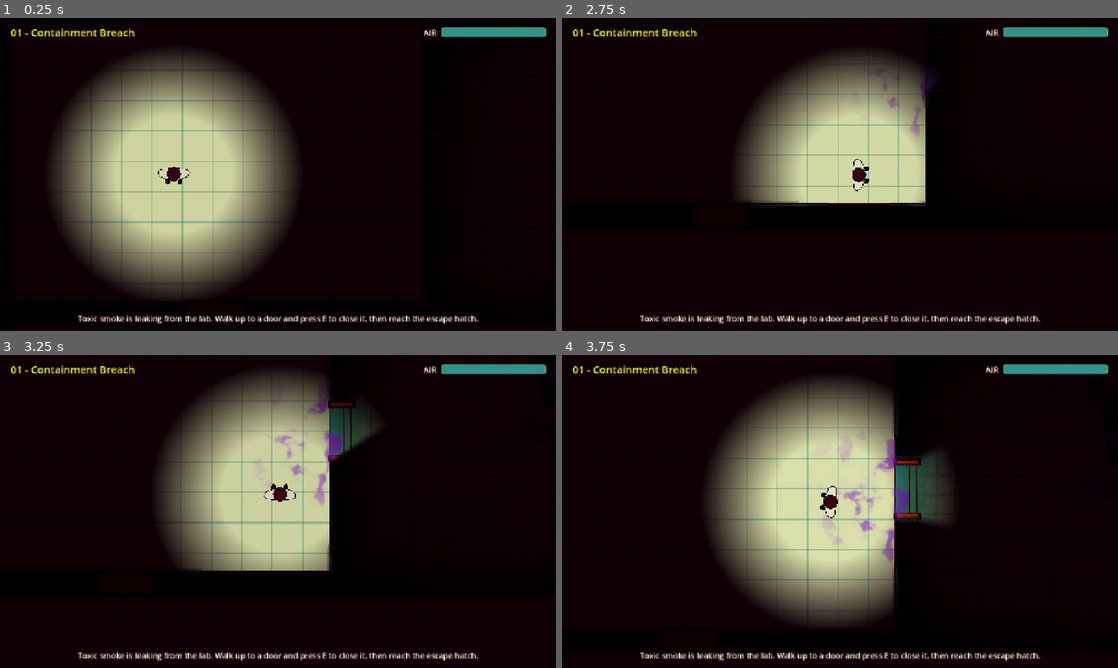
Above: before the commit, frames 1-4 (two rows, left to right).
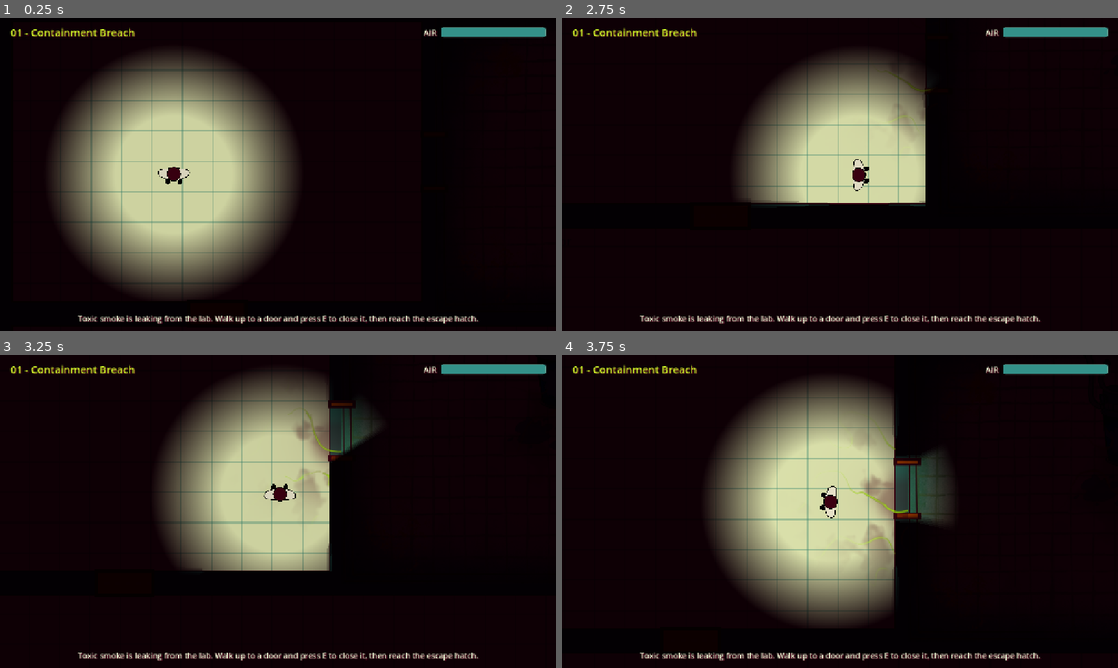
Above: after the commit, the same moments.

Repository: lvntszcs/jam26
Game: Godot game, scene res://scenes/main.tscn
Same seed, same stepped clock (60 frames per second), same inputs: the game is played once before the commit and once after it.
Inputs:
- Up to frame 1 (0.25 s): no input
- Up to frame 2 (2.75 s): tap E (interact) at 0.5, 1.35, 2 s; hold D (move_right) 0.53-1.28 s; hold E (interact) 0.53-1.28 s; hold S (move_down) 1.28-2.03 s; hold D (move_right) from 2.03 s (still down); hold E (interact) from 2.03 s (still down)
- Up to frame 3 (3.25 s): release D (move_right) at 2.78 s; release E (interact) at 2.78 s; hold W (move_up) from 2.78 s (still down); tap E (interact) at 2.85 s
- Up to frame 4 (3.75 s): tap E (interact) at 3.5 s; release W (move_up) at 3.53 s; hold A (move_left) from 3.53 s (still down); hold E (interact) from 3.53 s (still down)

Frame 1 is identical in both runs. In frame 2, 0.3% of the frame differs, in the area x 57-66%, y 17-38%; in frame 3, 1.6%; in frame 4, 2.1%, in the area x 47-63%, y 24-67%.

Commit message:
Plug in the artist's smoke sheet
The smoke now uses art/effects/smoke_sheet.webp: ArtTheme can cut
animation frames out of a sheet (grid size and frame order are
settings) as well as take separate images. Because the art has large
evenly see-through areas, an optional tileable edge mask decides where
thin smoke breaks up; the frames' own outlines survive at least as long
as the mask, so thin smoke shows the swirl lines as wisps. The former
noise placeholder becomes the edge mask. Defaults retuned for the new
art (white tint, larger tiles, slower crossfaded animation).

Co-Authored-By: Claude Opus 5.5 <noreply@anthropic.com>

Diff:
--- a/art/art_theme.tres
+++ b/art/art_theme.tres
@@ -8,8 +8,8 @@
 [ext_resource type="Texture2D" path="res://art/placeholder/vent_off.png" id="10_voff"]
 [ext_resource type="Texture2D" path="res://art/placeholder/smoke_source.png" id="11_source"]
 [ext_resource type="Texture2D" path="res://art/placeholder/exit.png" id="12_exit"]
-[ext_resource type="Texture2D" path="res://art/placeholder/smoke_frame_1.png" id="13_smoke1"]
-[ext_resource type="Texture2D" path="res://art/placeholder/smoke_frame_2.png" id="16_smoke2"]
+[ext_resource type="Texture2D" path="res://art/effects/smoke_sheet.webp" id="13_smoke_sheet"]
+[ext_resource type="Texture2D" path="res://art/effects/smoke_edge_mask.png" id="16_smoke_mask"]
 [ext_resource type="Texture2D" path="res://art/placeholder/highlight.png" id="14_highlight"]
 
 [resource]
@@ -21,5 +21,9 @@
 vent_off = ExtResource("10_voff")
 smoke_source = ExtResource("11_source")
 exit = ExtResource("12_exit")
-smoke_frames = Array[Texture2D]([ExtResource("13_smoke1"), ExtResource("16_smoke2")])
+smoke_sheet = ExtResource("13_smoke_sheet")
+smoke_sheet_columns = 2
+smoke_sheet_rows = 2
+smoke_sheet_frames = PackedInt32Array(0, 1)
+smoke_edge_mask = ExtResource("16_smoke_mask")
 highlight = ExtResource("14_highlight")
--- a/config/smoke.tres
+++ b/config/smoke.tres
@@ -4,15 +4,16 @@
 
 [resource]
 script = ExtResource("1_config")
-tint = Color(0.588235, 0.145098, 0.992157, 1)
-opacity = 0.85
-tile_size = 360.0
+tint = Color(1, 1, 1, 1)
+opacity = 1.0
+tile_size = 600.0
 alpha_source = 0
-frame_rate = 3.0
-crossfade = 0.25
+frame_rate = 2.0
+crossfade = 0.5
 drift = Vector2(14, -8)
 edge_breakup = 0.7
-edge_softness = 0.25
+edge_softness = 0.3
+edge_mask_size = 700.0
 cell_size = 50.0
 spread_speed = 6.0
 fill_speed = 2.0
--- a/scripts/core/art_theme.gd
+++ b/scripts/core/art_theme.gd
@@ -7,6 +7,9 @@
 ## Textures can be any resolution. Each object fits its art into its own `footprint`.
 
 const ACTIVE_PATH := "res://art/art_theme.tres"
+
+## Frames cut out of smoke sheets, keyed by sheet and layout, so each sheet is sliced only once.
+static var _sliced_sheets := {}
 
 @export_group("Player")
 ## The player seen from above, as a grid of equally sized frames, read left to right and
@@ -32,15 +35,50 @@
 @export var smoke_source: Texture2D
 @export var exit: Texture2D
 
+@export_group("Smoke")
+## All smoke animation frames in one image: a grid of equally sized cells, numbered left to
+## right, top to bottom (0 = top-left). Each frame must tile seamlessly: its left edge continues
+## its right edge, and its top continues its bottom. Used instead of `smoke_frames` when set.
+## Color, size on screen, speed and edges are set in res://config/smoke.tres.
+@export var smoke_sheet: Texture2D
+@export var smoke_sheet_columns := 2
+@export var smoke_sheet_rows := 2
+## Which cells of the sheet are frames, in playback order. Other cells are ignored.
+@export var smoke_sheet_frames := PackedInt32Array([0, 1])
+## The same frames as separate images, played in order and looped.
+## Only used when `smoke_sheet` is empty.
+@export var smoke_frames: Array[Texture2D] = []
+## Optional tileable mask that decides where thinning smoke breaks up: the most opaque areas
+## of the mask (and of the frames themselves, such as outlines) stay longest. Use it when the
+## frames have large evenly opaque areas, so thin smoke gets ragged edges instead of a flat fade.
+## Leave it empty to use the frames' own transparency instead.
+@export var smoke_edge_mask: Texture2D
+
 @export_group("Effects")
-## Animation frames of the smoke, played in order and looped. Each frame must tile seamlessly
-## (its left edge continues its right edge, and its top continues its bottom), and all frames
-## should be the same size. Color, size on screen, speed and edges are set in
-## res://config/smoke.tres.
-@export var smoke_frames: Array[Texture2D] = []
 ## Drawn around the object the player can interact with.
 @export var highlight: Texture2D
 
 
 static func active() -> ArtTheme:
 	return load(ACTIVE_PATH)
+
+
+## The smoke animation frames, cut from `smoke_sheet` if it is set, otherwise `smoke_frames`.
+## Sheet frames become separate textures (with mipmaps) so the shader can repeat each one.
+func smoke_animation_frames() -> Array[Texture2D]:
+	if smoke_sheet == null:
+		return smoke_frames.duplicate()
+	var key := "%s|%d|%d|%s" % [smoke_sheet.get_rid(), smoke_sheet_columns, smoke_sheet_rows, smoke_sheet_frames]
+	if not _sliced_sheets.has(key):
+		var sheet := smoke_sheet.get_image()
+		if sheet.is_compressed():
+			sheet.decompress()
+		var cell := Vector2i(sheet.get_width() / smoke_sheet_columns, sheet.get_height() / smoke_sheet_rows)
+		var frames: Array[Texture2D] = []
+		for index in smoke_sheet_frames:
+			var origin := Vector2i(index % smoke_sheet_columns, index / smoke_sheet_columns) * cell
+			var frame := sheet.get_region(Rect2i(origin, cell))
+			frame.generate_mipmaps()
+			frames.append(ImageTexture.create_from_image(frame))
+		_sliced_sheets[key] = frames
+	return _sliced_sheets[key]
--- a/scripts/smoke/smoke.gdshader
+++ b/scripts/smoke/smoke.gdshader
@@ -4,8 +4,13 @@
 // Thin smoke keeps only the texture's thickest parts, so clouds get ragged edges without
 // needing dedicated edge tiles.
 
-uniform sampler2D frame_a : source_color, repeat_enable, filter_linear;
-uniform sampler2D frame_b : source_color, repeat_enable, filter_linear;
+uniform sampler2D frame_a : source_color, repeat_enable, filter_linear_mipmap;
+uniform sampler2D frame_b : source_color, repeat_enable, filter_linear_mipmap;
+// Optional: where thinning smoke breaks up (its alpha). The frames' own most opaque parts
+// (e.g. outlines) still survive at least as long as the mask's thickest areas.
+uniform sampler2D edge_mask : repeat_enable, filter_linear_mipmap;
+uniform bool use_edge_mask = false;
+uniform float edge_mask_size = 300.0;
 // 0 shows frame_a, 1 shows frame_b.
 uniform float blend : hint_range(0.0, 1.0) = 0.0;
 uniform vec4 tint : source_color = vec4(1.0);
@@ -26,15 +31,18 @@
 	float density = texture(TEXTURE, UV).r;
 	vec2 smoke_uv = (world_position - drift * TIME) / tile_size;
 	vec4 smoke = mix(texture(frame_a, smoke_uv), texture(frame_b, smoke_uv), blend);
-	float thickness = luminance_as_alpha ? dot(smoke.rgb, vec3(0.299, 0.587, 0.114)) : smoke.a;
+	float body = luminance_as_alpha ? dot(smoke.rgb, vec3(0.299, 0.587, 0.114)) : smoke.a;
+	float coverage = body;
+	if (use_edge_mask) {
+		coverage = max(body, texture(edge_mask, (world_position - drift * TIME) / edge_mask_size).a);
+	}
 
-	// Even fade vs. ragged edge: as density drops, only the texture's thicker areas survive.
-	// The threshold runs from above the thickest possible value (density 0: nothing shows)
-	// to below the thinnest (density 1: the whole texture shows).
-	float fade = thickness * density;
+	// Even fade vs. ragged edge: as density drops, only the areas with the most coverage
+	// survive. The threshold runs from above the highest possible coverage (density 0:
+	// nothing shows) to below the lowest (density 1: the whole texture shows).
 	float threshold = mix(1.0 + edge_softness, -edge_softness, density);
-	float ragged = thickness * smoothstep(threshold - edge_softness, threshold + edge_softness, thickness);
-	float alpha = mix(fade, ragged, edge_breakup) * opacity * tint.a;
+	float ragged = smoothstep(threshold - edge_softness, threshold + edge_softness, coverage);
+	float alpha = body * mix(density, ragged, edge_breakup) * opacity * tint.a;
 
 	vec3 color = luminance_as_alpha ? vec3(1.0) : smoke.rgb;
 	COLOR = vec4(color * tint.rgb, alpha);
--- a/scripts/smoke/smoke_config.gd
+++ b/scripts/smoke/smoke_config.gd
@@ -41,6 +41,8 @@
 @export_range(0.0, 1.0) var edge_breakup := 0.7
 ## Softness of those ragged edges.
 @export_range(0.01, 1.0) var edge_softness := 0.25
+## World size of one repeat of the ArtTheme's `smoke_edge_mask`, if there is one.
+@export var edge_mask_size := 300.0
 
 @export_group("Spread")
 ## Size of one cell of the on-screen density grid, in world pixels. Smaller = finer detail.
--- a/scripts/smoke/smoke_surface.gd
+++ b/scripts/smoke/smoke_surface.gd
@@ -41,7 +41,8 @@
 	texture = _mask
 	scale = room.size / Vector2(_columns, _rows)
 
-	_frames = ArtTheme.active().smoke_frames.duplicate()
+	var art := ArtTheme.active()
+	_frames = art.smoke_animation_frames()
 	var shader_material := ShaderMaterial.new()
 	shader_material.shader = SHADER
 	shader_material.set_shader_parameter("tint", config.tint)
@@ -51,10 +52,13 @@
 	shader_material.set_shader_parameter("luminance_as_alpha", config.alpha_source == SmokeConfig.AlphaSource.LUMINANCE)
 	shader_material.set_shader_parameter("edge_breakup", config.edge_breakup)
 	shader_material.set_shader_parameter("edge_softness", config.edge_softness)
+	shader_material.set_shader_parameter("use_edge_mask", art.smoke_edge_mask != null)
+	shader_material.set_shader_parameter("edge_mask", art.smoke_edge_mask)
+	shader_material.set_shader_parameter("edge_mask_size", config.edge_mask_size)
 	material = shader_material
 	visible = not _frames.is_empty()
 	if _frames.is_empty():
-		push_warning("ArtTheme has no smoke_frames; smoke is invisible.")
+		push_warning("ArtTheme has no smoke_sheet or smoke_frames; smoke is invisible.")
 	_upload()
 
 
Renamed: art/placeholder/smoke_frame_1.png -> art/effects/smoke_edge_mask.png
Not shown, changed: art/effects/smoke_edge_mask.png.import
Binary file added: art/effects/smoke_sheet.webp
Not shown, changed: art/effects/smoke_sheet.webp.import
Binary file removed: art/placeholder/smoke_frame_2.png
Not shown, changed: AGENTS.md
Not shown, changed: art/README.md
